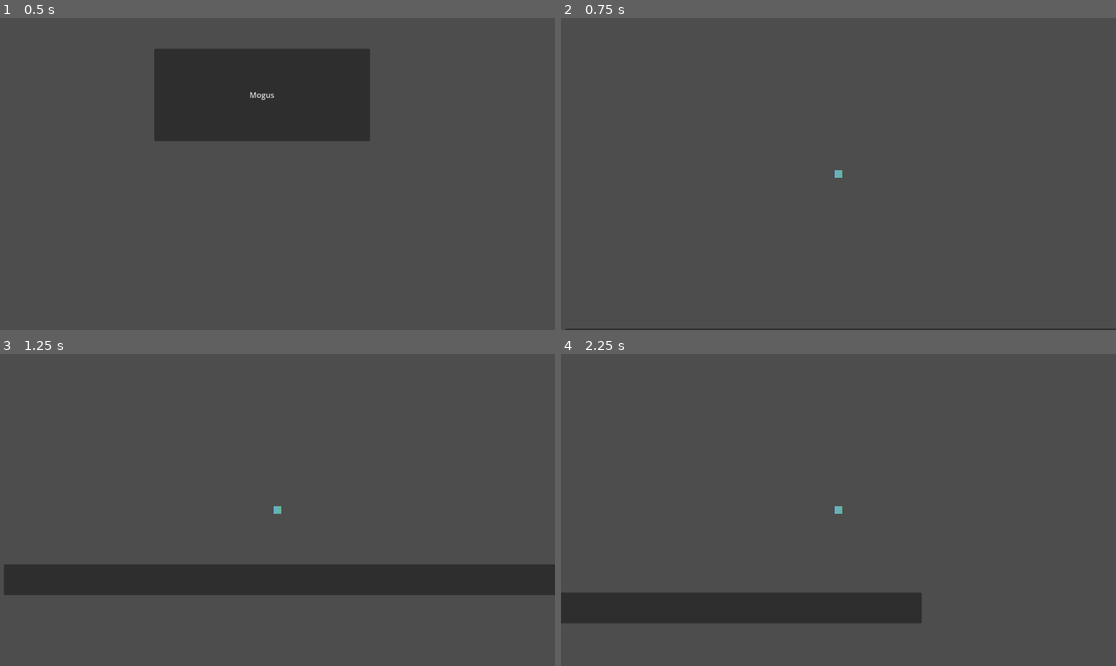
Above: before the commit, frames 1-4 (two rows, left to right).
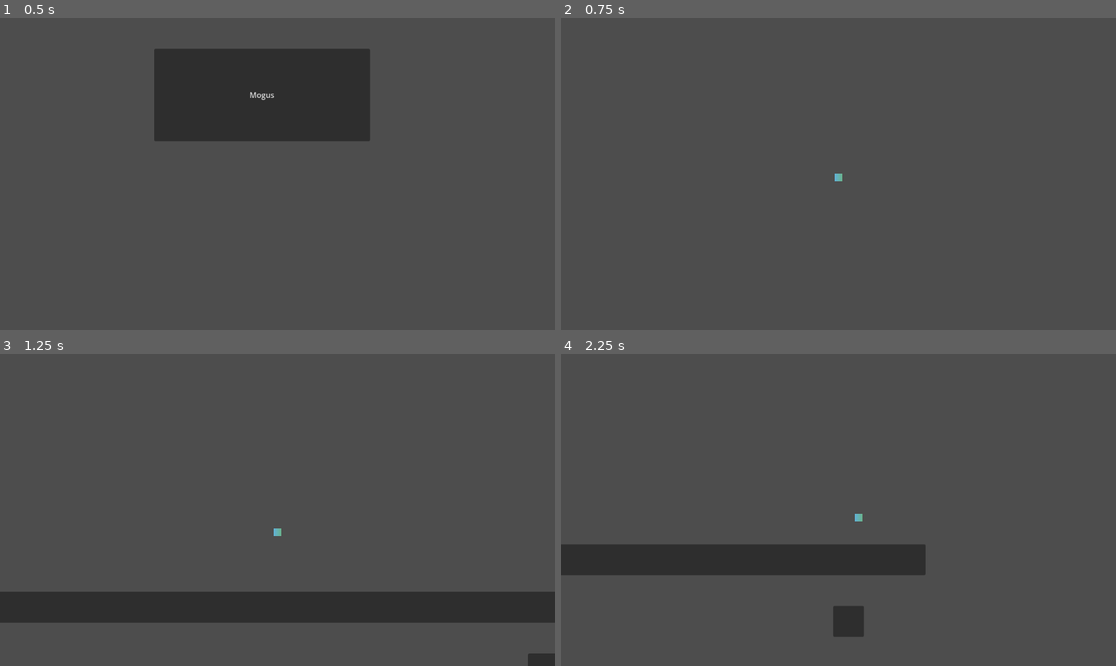
Above: after the commit, the same moments.

Repository: DavidAV05/FirstGame
Game: Godot game, scene res://game/menus/mainMenu.tscn
Two runs of this game, one before a commit and one after it. Both use one fixed random seed, a clock stepped at 60 frames per second and the inputs below.
Inputs:
- Up to frame 1 (0.5 s): no input
- Up to frame 2 (0.75 s): click "Mogus" at 0.5 s
- Up to frame 3 (1.25 s): no input
- Up to frame 4 (2.25 s): hold Right (moveRight, bound only before the commit) from 1.28 s (still down); tap Shift (dash, bound only after the commit) at 1.35 s; tap Space (jump) at 1.52, 1.55, 1.82, 2.1 s

Frame 1 is identical in both runs. In frame 2, 0.5% of the frame differs, in the area x 0-100%, y 48-100%; in frame 3, 18%; in frame 4, 13%.

Commit message:
Basic controls finished

Diff:
--- a/game/player.gd
+++ /dev/null
@@ -1,35 +0,0 @@
-extends CharacterBody2D
-
-
-const SPEED = 500.0
-const JUMP_VELOCITY = -400.0
-var doubleJumped = 1
-
-# Get the gravity from the project settings to be synced with RigidBody nodes.
-var gravity = ProjectSettings.get_setting("physics/2d/default_gravity")
-
-
-func _physics_process(delta):
-	# Add the gravity.
-	if !is_on_floor():
-		velocity.y += gravity * delta
-	else:
-		doubleJumped = 1
-
-	# Handle jump.
-	if Input.is_action_just_pressed("jump") and is_on_floor():
-		velocity.y = JUMP_VELOCITY
-	# Double jump
-	elif Input.is_action_just_pressed("jump") and !is_on_floor() and doubleJumped != 0:
-		velocity.y = JUMP_VELOCITY
-		doubleJumped = 0
-
-	# Get the input direction and handle the movement/deceleration.
-	var direction = Input.get_axis("moveLeft", "moveRight")
-	if direction:
-		if abs(velocity.x) <= SPEED:
-			velocity.x += (SPEED / 20) * direction
-	else:
-		velocity.x = move_toward(velocity.x, 0, SPEED)
-
-	move_and_slide()
--- a/game/player.tscn
+++ /dev/null
@@ -1,25 +0,0 @@
-[gd_scene load_steps=5 format=3 uid="uid://bwe8b1isyf17s"]
-
-[ext_resource type="Script" path="res://game/player.gd" id="1_h1qef"]
-
-[sub_resource type="RectangleShape2D" id="RectangleShape2D_ielvk"]
-size = Vector2(16, 16)
-
-[sub_resource type="Gradient" id="Gradient_7dwd4"]
-colors = PackedColorArray(0.38214, 0.698672, 0.850917, 1, 0.417609, 0.706196, 0.55294, 1)
-
-[sub_resource type="GradientTexture1D" id="GradientTexture1D_h41op"]
-gradient = SubResource("Gradient_7dwd4")
-
-[node name="player" type="CharacterBody2D"]
-position = Vector2(80, 72)
-script = ExtResource("1_h1qef")
-
-[node name="CollisionShape2D" type="CollisionShape2D" parent="."]
-shape = SubResource("RectangleShape2D_ielvk")
-
-[node name="Sprite2D" type="Sprite2D" parent="."]
-scale = Vector2(0.0625, 16)
-texture = SubResource("GradientTexture1D_h41op")
-
-[node name="Camera2D" type="Camera2D" parent="."]
--- /dev/null
+++ b/game/player/player.gd
@@ -0,0 +1,63 @@
+extends CharacterBody2D
+
+const SPEED = 500.0
+const JUMP_VELOCITY = -400.0
+
+var dash = true
+@onready var dash_timer = $dash_timer
+const dash_cooldown = .5
+
+# Get the gravity from the project settings to be synced with RigidBody nodes.
+var gravity = ProjectSettings.get_setting("physics/2d/default_gravity")
+var TERMINAL_VELOCITY = gravity * 3
+
+# Handles all the basic horizontal movement
+func move_horizontal (direction):
+	# Checks if player is walking
+	velocity.x = move_toward(velocity.x, SPEED * direction, SPEED / 20)
+
+
+# Handles all the dash abilities
+func dash_func(direction):
+	# Checks if dashing is not activated
+	if dash_timer.is_stopped():
+		# Starts timer
+		dash_timer.wait_time = dash_cooldown
+		dash_timer.start()
+		# Define dash up
+		if Input.is_action_pressed("move_up"):
+			velocity.y += JUMP_VELOCITY * 1.5
+		# Define dash down
+		elif Input.is_action_pressed("move_down"):
+			velocity.y += -JUMP_VELOCITY * 1.5
+		# Define dash right and left
+		else:
+			velocity.x += SPEED * 2 * direction
+
+	dash = false
+
+
+
+func _physics_process(delta):
+	print(dash_timer.is_stopped())
+	move_and_slide()
+
+	# Add the gravity and dash "recharge".
+	if !is_on_floor() and velocity.y <= TERMINAL_VELOCITY:
+		velocity.y += gravity * delta
+	else:
+		dash = true
+
+	# Gets direction
+	var direction = Input.get_axis("move_left", "move_right")
+
+	# Handle the horizontal movement/deceleration.
+	move_horizontal(direction)
+
+	# Handles dashing
+	if Input.is_action_just_pressed("dash") and dash == true:
+		dash_func(direction)
+
+	# Handle jump.
+	if Input.is_action_just_pressed("jump") and is_on_floor():
+		velocity.y = JUMP_VELOCITY
--- /dev/null
+++ b/game/player/player.tscn
@@ -0,0 +1,31 @@
+[gd_scene load_steps=5 format=3 uid="uid://bwe8b1isyf17s"]
+
+[ext_resource type="Script" path="res://game/player/player.gd" id="1_h1qef"]
+
+[sub_resource type="RectangleShape2D" id="RectangleShape2D_ielvk"]
+size = Vector2(16, 16)
+
+[sub_resource type="Gradient" id="Gradient_7dwd4"]
+colors = PackedColorArray(0.38214, 0.698672, 0.850917, 1, 0.417609, 0.706196, 0.55294, 1)
+
+[sub_resource type="GradientTexture1D" id="GradientTexture1D_h41op"]
+gradient = SubResource("Gradient_7dwd4")
+
+[node name="player" type="CharacterBody2D"]
+position = Vector2(80, 72)
+script = ExtResource("1_h1qef")
+
+[node name="Camera2D" type="Camera2D" parent="."]
+position_smoothing_enabled = true
+position_smoothing_speed = 10.0
+editor_draw_limits = true
+
+[node name="CollisionShape2D" type="CollisionShape2D" parent="."]
+shape = SubResource("RectangleShape2D_ielvk")
+
+[node name="Sprite2D" type="Sprite2D" parent="."]
+scale = Vector2(0.0625, 16)
+texture = SubResource("GradientTexture1D_h41op")
+
+[node name="dash_timer" type="Timer" parent="."]
+one_shot = true
--- a/game/world/levels/level1.tscn
+++ b/game/world/levels/level1.tscn
@@ -1,23 +1,216 @@
 [gd_scene load_steps=3 format=3 uid="uid://qxcj4ajltyrs"]
 
-[ext_resource type="PackedScene" uid="uid://bwe8b1isyf17s" path="res://game/player.tscn" id="1_rsupv"]
+[ext_resource type="PackedScene" uid="uid://bwe8b1isyf17s" path="res://game/player/player.tscn" id="1_rsupv"]
 
 [sub_resource type="RectangleShape2D" id="RectangleShape2D_yals0"]
-size = Vector2(697.646, 24.0729)
+size = Vector2(1239.05, 24.8252)
 
 [node name="Level1" type="Node2D"]
 
 [node name="StaticBody2D" type="StaticBody2D" parent="."]
 
 [node name="CollisionShape2D" type="CollisionShape2D" parent="StaticBody2D"]
-position = Vector2(576, 608)
+position = Vector2(513, 607)
 scale = Vector2(1.65127, 2.65859)
 shape = SubResource("RectangleShape2D_yals0")
 
 [node name="Panel" type="Panel" parent="StaticBody2D"]
+offset_left = -56.0
 offset_top = 576.0
-offset_right = 1152.0
+offset_right = 1280.0
 offset_bottom = 640.0
 
 [node name="player" parent="." instance=ExtResource("1_rsupv")]
 position = Vector2(568, 240)
+
+[node name="Panel" type="Panel" parent="."]
+offset_left = 1088.0
+offset_top = 704.0
+offset_right = 1152.0
+offset_bottom = 768.0
+
+[node name="Panel2" type="Panel" parent="."]
+offset_left = 1088.0
+offset_top = 832.0
+offset_right = 1152.0
+offset_bottom = 896.0
+
+[node name="Panel3" type="Panel" parent="."]
+offset_left = 1088.0
+offset_top = 952.0
+offset_right = 1152.0
+offset_bottom = 1016.0
+
+[node name="Panel4" type="Panel" parent="."]
+offset_left = 1088.0
+offset_top = 1080.0
+offset_right = 1152.0
+offset_bottom = 1144.0
+
+[node name="Panel5" type="Panel" parent="."]
+offset_left = 1088.0
+offset_top = 1216.0
+offset_right = 1152.0
+offset_bottom = 1280.0
+
+[node name="Panel6" type="Panel" parent="."]
+offset_left = 1088.0
+offset_top = 1344.0
+offset_right = 1152.0
+offset_bottom = 1408.0
+
+[node name="Panel7" type="Panel" parent="."]
+offset_left = 1088.0
+offset_top = 1464.0
+offset_right = 1152.0
+offset_bottom = 1528.0
+
+[node name="Panel8" type="Panel" parent="."]
+offset_left = 1088.0
+offset_top = 1592.0
+offset_right = 1152.0
+offset_bottom = 1656.0
+
+[node name="Panel9" type="Panel" parent="."]
+offset_left = 1088.0
+offset_top = 1728.0
+offset_right = 1152.0
+offset_bottom = 1792.0
+
+[node name="Panel10" type="Panel" parent="."]
+offset_left = 1088.0
+offset_top = 1856.0
+offset_right = 1152.0
+offset_bottom = 1920.0
+
+[node name="Panel11" type="Panel" parent="."]
+offset_left = 1088.0
+offset_top = 1976.0
+offset_right = 1152.0
+offset_bottom = 2040.0
+
+[node name="Panel12" type="Panel" parent="."]
+offset_left = 1088.0
+offset_top = 2104.0
+offset_right = 1152.0
+offset_bottom = 2168.0
+
+[node name="Panel13" type="Panel" parent="."]
+offset_left = 1088.0
+offset_top = 2240.0
+offset_right = 1152.0
+offset_bottom = 2304.0
+
+[node name="Panel14" type="Panel" parent="."]
+offset_left = 1088.0
+offset_top = 2368.0
+offset_right = 1152.0
+offset_bottom = 2432.0
+
+[node name="Panel15" type="Panel" parent="."]
+offset_left = 1088.0
+offset_top = 2488.0
+offset_right = 1152.0
+offset_bottom = 2552.0
+
+[node name="Panel16" type="Panel" parent="."]
+offset_left = 1088.0
+offset_top = 2616.0
+offset_right = 1152.0
+offset_bottom = 2680.0
+
+[node name="Panel17" type="Panel" parent="."]
+offset_left = 1088.0
+offset_top = 2752.0
+offset_right = 1152.0
+offset_bottom = 2816.0
+
+[node name="Panel18" type="Panel" parent="."]
+offset_left = 1088.0
+offset_top = 2880.0
+offset_right = 1152.0
+offset_bottom = 2944.0
+
+[node name="Panel19" type="Panel" parent="."]
+offset_left = 1088.0
+offset_top = 3000.0
+offset_right = 1152.0
+offset_bottom = 3064.0
+
+[node name="Panel20" type="Panel" parent="."]
+offset_left = 1088.0
+offset_top = 3128.0
+offset_right = 1152.0
+offset_bottom = 3192.0
+
+[node name="Panel21" type="Panel" parent="."]
+offset_left = 1088.0
+offset_top = 3264.0
+offset_right = 1152.0
+offset_bottom = 3328.0
+
+[node name="Panel22" type="Panel" parent="."]
+offset_left = 1088.0
+offset_top = 3392.0
+offset_right = 1152.0
+offset_bottom = 3456.0
+
+[node name="Panel23" type="Panel" parent="."]
+offset_left = 1088.0
+offset_top = 3512.0
+offset_right = 1152.0
+offset_bottom = 3576.0
+
+[node name="Panel24" type="Panel" parent="."]
+offset_left = 1088.0
+offset_top = 3640.0
+offset_right = 1152.0
+offset_bottom = 3704.0
+
+[node name="Panel25" type="Panel" parent="."]
+offset_left = 1088.0
+offset_top = 3776.0
+offset_right = 1152.0
+offset_bottom = 3840.0
+
+[node name="Panel26" type="Panel" parent="."]
+offset_left = 1088.0
+offset_top = 3904.0
+offset_right = 1152.0
+offset_bottom = 3968.0
+
+[node name="Panel27" type="Panel" parent="."]
+offset_left = 1088.0
+offset_top = 4024.0
+offset_right = 1152.0
+offset_bottom = 4088.0
+
+[node name="Panel28" type="Panel" parent="."]
+offset_left = 1088.0
+offset_top = 4152.0
+offset_right = 1152.0
+offset_bottom = 4216.0
+
+[node name="Panel29" type="Panel" parent="."]
+offset_left = 1088.0
+offset_top = 4288.0
+offset_right = 1152.0
+offset_bottom = 4352.0
+
+[node name="Panel30" type="Panel" parent="."]
+offset_left = 1088.0
+offset_top = 4416.0
+offset_right = 1152.0
+offset_bottom = 4480.0
+
+[node name="Panel31" type="Panel" parent="."]
+offset_left = 1088.0
+offset_top = 4536.0
+offset_right = 1152.0
+offset_bottom = 4600.0
+
+[node name="Panel32" type="Panel" parent="."]
+offset_left = 1088.0
+offset_top = 4664.0
+offset_right = 1152.0
+offset_bottom = 4728.0
--- a/project.godot
+++ b/project.godot
@@ -17,16 +17,28 @@
 
 [input]
 
-moveRight={
+move_right={
 "deadzone": 0.5,
 "events": [Object(InputEventKey,"resource_local_to_scene":false,"resource_name":"","device":-1,"window_id":0,"alt_press …(182 unchanged characters)…
 , Object(InputEventKey,"resource_local_to_scene":false,"resource_name":"","device":-1,"window_id":0,"alt_pressed":false,"shift_pressed":false,"ctrl_pressed":false,"meta_pressed":false,"pressed":false,"keycode":0,"physical_keycode":68,"key_label":0,"unicode":100,"echo":false,"script":null)
 ]
 }
-moveLeft={
+move_left={
 "deadzone": 0.5,
 "events": [Object(InputEventKey,"resource_local_to_scene":false,"resource_name":"","device":-1,"window_id":0,"alt_press …(182 unchanged characters)…
 , Object(InputEventKey,"resource_local_to_scene":false,"resource_name":"","device":-1,"window_id":0,"alt_pressed":false,"shift_pressed":false,"ctrl_pressed":false,"meta_pressed":false,"pressed":false,"keycode":0,"physical_keycode":65,"key_label":0,"unicode":97,"echo":false,"script":null)
+]
+}
+move_down={
+"deadzone": 0.5,
+"events": [Object(InputEventKey,"resource_local_to_scene":false,"resource_name":"","device":-1,"window_id":0,"alt_pressed":false,"shift_pressed":false,"ctrl_pressed":false,"meta_pressed":false,"pressed":false,"keycode":0,"physical_keycode":4194322,"key_label":0,"unicode":0,"echo":false,"script":null)
+, Object(InputEventKey,"resource_local_to_scene":false,"resource_name":"","device":-1,"window_id":0,"alt_pressed":false,"shift_pressed":false,"ctrl_pressed":false,"meta_pressed":false,"pressed":false,"keycode":0,"physical_keycode":83,"key_label":0,"unicode":115,"echo":false,"script":null)
+]
+}
+move_up={
+"deadzone": 0.5,
+"events": [Object(InputEventKey,"resource_local_to_scene":false,"resource_name":"","device":-1,"window_id":0,"alt_pressed":false,"shift_pressed":false,"ctrl_pressed":false,"meta_pressed":false,"pressed":false,"keycode":0,"physical_keycode":4194320,"key_label":0,"unicode":0,"echo":false,"script":null)
+, Object(InputEventKey,"resource_local_to_scene":false,"resource_name":"","device":-1,"window_id":0,"alt_pressed":false,"shift_pressed":false,"ctrl_pressed":false,"meta_pressed":false,"pressed":false,"keycode":0,"physical_keycode":87,"key_label":0,"unicode":119,"echo":false,"script":null)
 ]
 }
 sprint={
@@ -37,5 +49,11 @@
 jump={
 "deadzone": 0.5,
 "events": [Object(InputEventKey,"resource_local_to_scene":false,"resource_name":"","device":-1,"window_id":0,"alt_pressed":false,"shift_pressed":false,"ctrl_pressed":false,"meta_pressed":false,"pressed":false,"keycode":0,"physical_keycode":32,"key_label":0,"unicode":32,"echo":false,"script":null)
+, Object(InputEventKey,"resource_local_to_scene":false,"resource_name":"","device":-1,"window_id":0,"alt_pressed":false,"shift_pressed":false,"ctrl_pressed":false,"meta_pressed":false,"pressed":false,"keycode":0,"physical_keycode":90,"key_label":0,"unicode":122,"echo":false,"script":null)
 ]
 }
+dash={
+"deadzone": 0.5,
+"events": [Object(InputEventKey,"resource_local_to_scene":false,"resource_name":"","device":-1,"window_id":0,"alt_pressed":false,"shift_pressed":false,"ctrl_pressed":false,"meta_pressed":false,"pressed":false,"keycode":0,"physical_keycode":4194325,"key_label":0,"unicode":0,"echo":false,"script":null)
+]
+}
Not shown, added: game/player/plaDF4F.tmp
